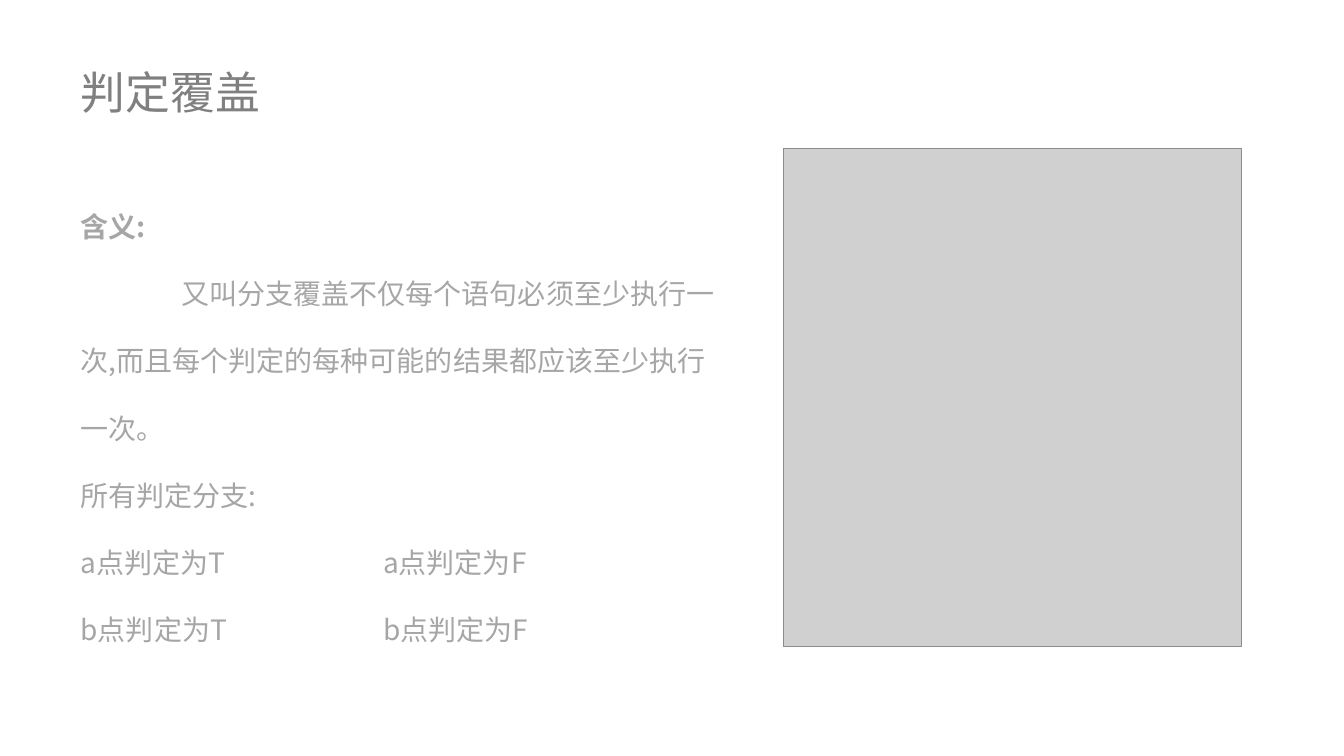
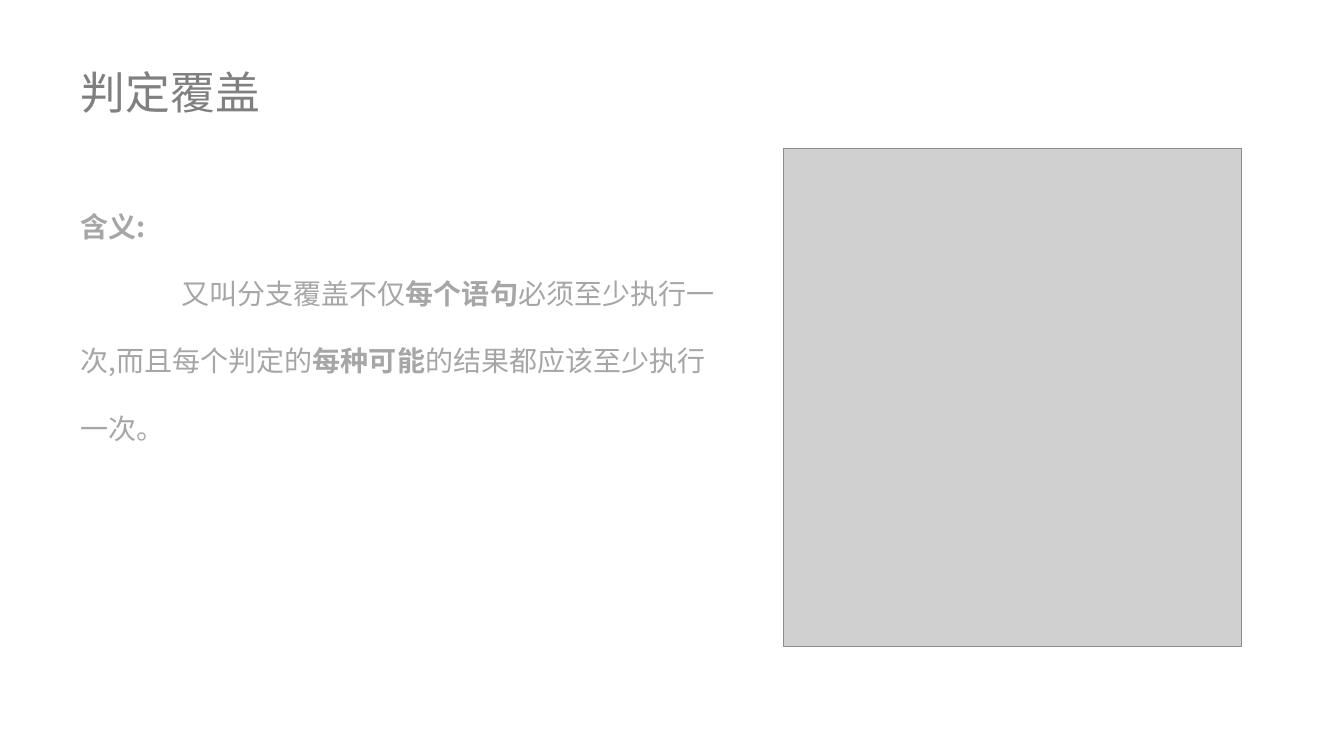
Before and after one commit to lenovo-wu/G11ZUCC, a slide deck: slide 26 of 翻转课堂G11.pptx. Drawn at 1344x756 pixels with LibreOffice and Linux fonts; fonts in the diff are those of the drawing; grey boxes stand for pictures. Boxes give left, top, right and bottom in pixels: in the first picture for what was removed or moved away, otherwise in the second. Text is boxed around its words. In the diff, an @@ line names an element or a change of style, - is before the commit and + after.

```diff
--- a/翻转课堂G11.pptx
+++ b/翻转课堂G11.pptx
@@ text at (81, 280, 714, 441): bold on in "又叫分支覆盖不仅每个语句必须至少执行一次,而且每个判定的每种可能的结果都应该至少执行一次。" @@
@@ text at (81, 482, 528, 642): paragraphs removed @@
-所有判定分支:
-a点判定为T a点判定为F
-b点判定为T b点判定为F
```
Also in this commit, not shown: 5 other slides changed, 2 slides added.
